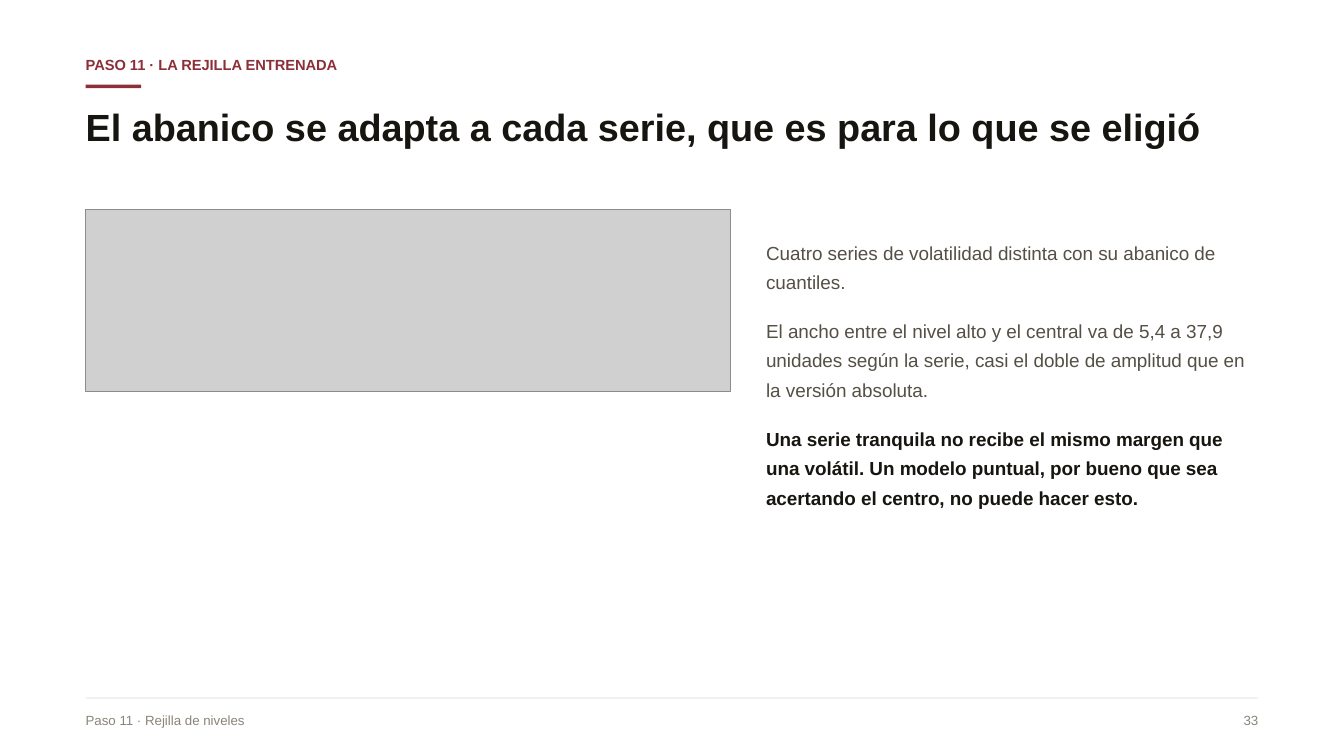
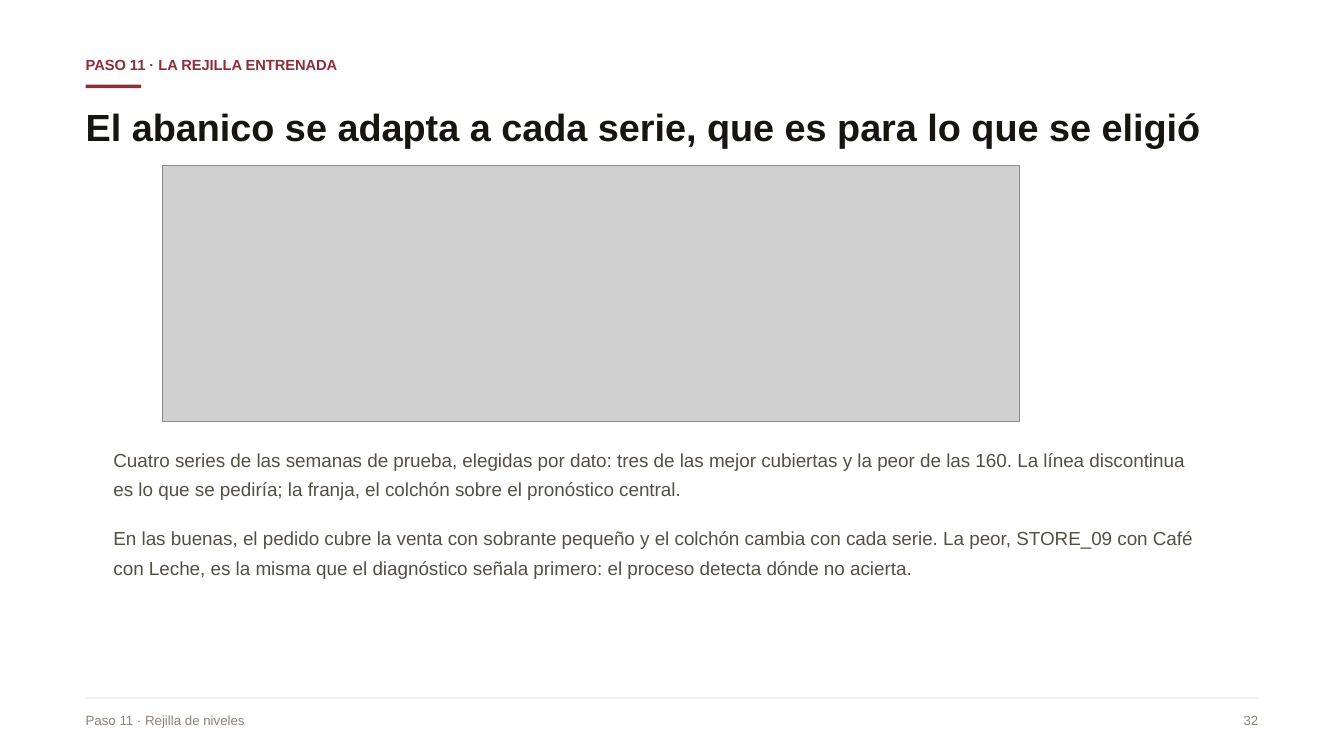
Before and after one commit to Danilo22m/Prueba_Tostao, a slide deck: slide 29 of Presentacion_Caso_A.pptx (slide 32 before the commit). Drawn at 1344x756 pixels with LibreOffice and Linux fonts; fonts in the diff are those of the drawing; grey boxes stand for pictures. Boxes give left, top, right and bottom in pixels: in the first picture for what was removed or moved away, otherwise in the second. Text is boxed around its words. In the diff, an @@ line names an element or a change of style, - is before the commit and + after.

```diff
--- a/Presentacion_Caso_A.pptx
+++ b/Presentacion_Caso_A.pptx
@@ picture added at (162, 165, 1019, 421) @@
@@ picture removed at (86, 210, 731, 392) @@
@@ text at (113, 453, 1193, 579): text changed @@
-Cuatro series de volatilidad distinta con su abanico de cuantiles.
-El ancho entre el nivel alto y el central va de 5,4 a 37,9 unidades según la serie, casi el doble de amplitud que en la versión absoluta.
-Una serie tranquila no recibe el mismo margen que una volátil. Un modelo puntual, por bueno que sea acertando el centro, no puede hacer esto.
+Cuatro series de las semanas de prueba, elegidas por dato: tres de las mejor cubiertas y la peor de las 160. La línea discontinua es lo que se pediría; la franja, el colchón sobre el pronóstico central.
+En las buenas, el pedido cubre la venta con sobrante pequeño y el colchón cambia con cada serie. La peor, STORE_09 con Café con Leche, es la misma que el diagnóstico señala primero: el proceso detecta dónde no acierta.
```
Also in this commit, not shown: 41 other slides changed, 3 slides added, 8 slides removed, 15 other files.
